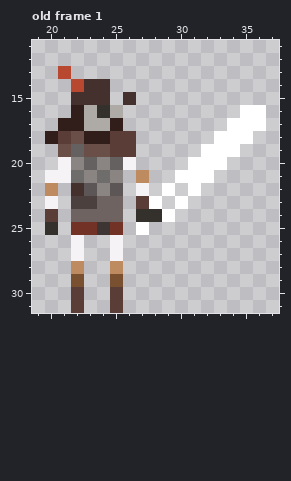
One commit to this pixel-art file: assets/hero_M.ase. That is the earlier state.
48x32 pixels, 12 frames. Colours within 5 levels of each other are drawn and written as one. Shown: old frame 1: x 19..37, y 11..31. The commit also changed other frames, which this record leaves out.
After:
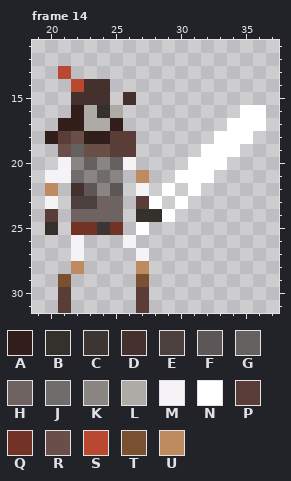
Palette (. is transparent): A #311e1a  B #34312d  C #3c3533  D #44312d  E #4c403e  F #5c5756  G #646160  H #6f6361  J #6f6d6c  K #8a8482  L #aeaba6  M #f5f3f5  N #ffffff  P #5a3d36  Q #723326  R #6a4e48  S #b84830  T #7a5130  U #be8a60
A new or re-ordered frame is compared with the old frame closest to it.
From the commit log: [hero] add walk animation
Edits made:
frames 12 -> 15
Frame 14 is new; against old frame 1:
y 26: x 25..26 M. -> .M
y 27: x 25 M -> .; x 27 . -> M
y 28: x 25 U -> .; x 27 . -> U
y 29: x 21..22 .T -> T.; x 25 T -> .; x 27 . -> T
y 30..31: x 21..22 .P -> P.; x 25 P -> .; x 27 . -> P
Where, in picture pixels (left, top, right, bottom), the same in both pictures:
changed: (58, 235, 149, 313)
